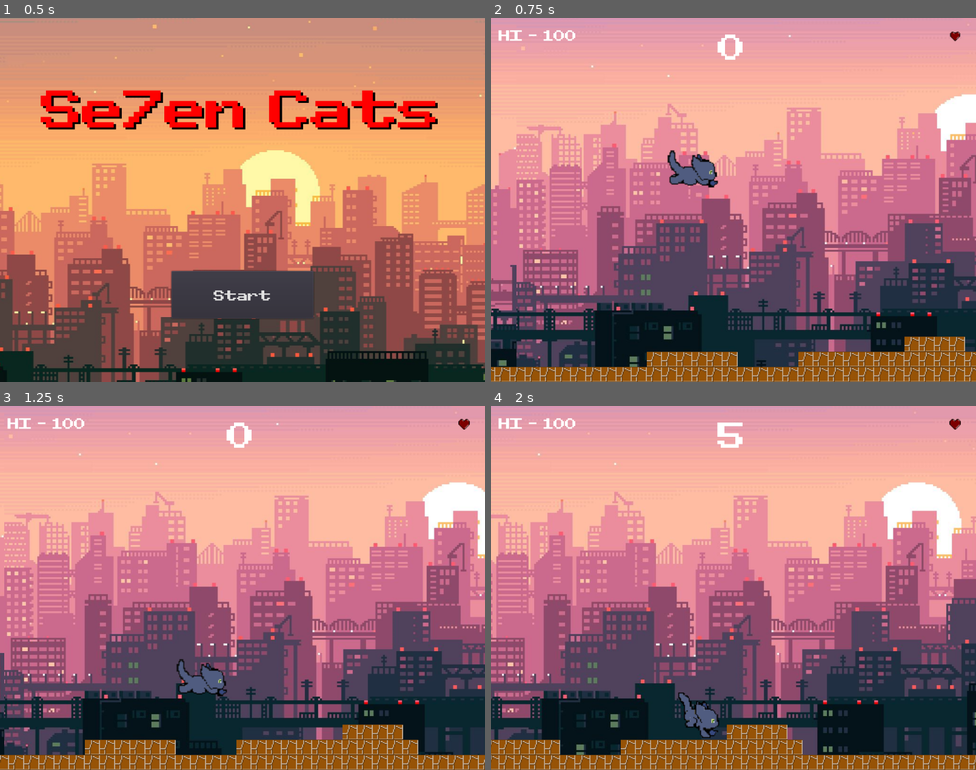
Above: before the commit, frames 1-4 (two rows, left to right).
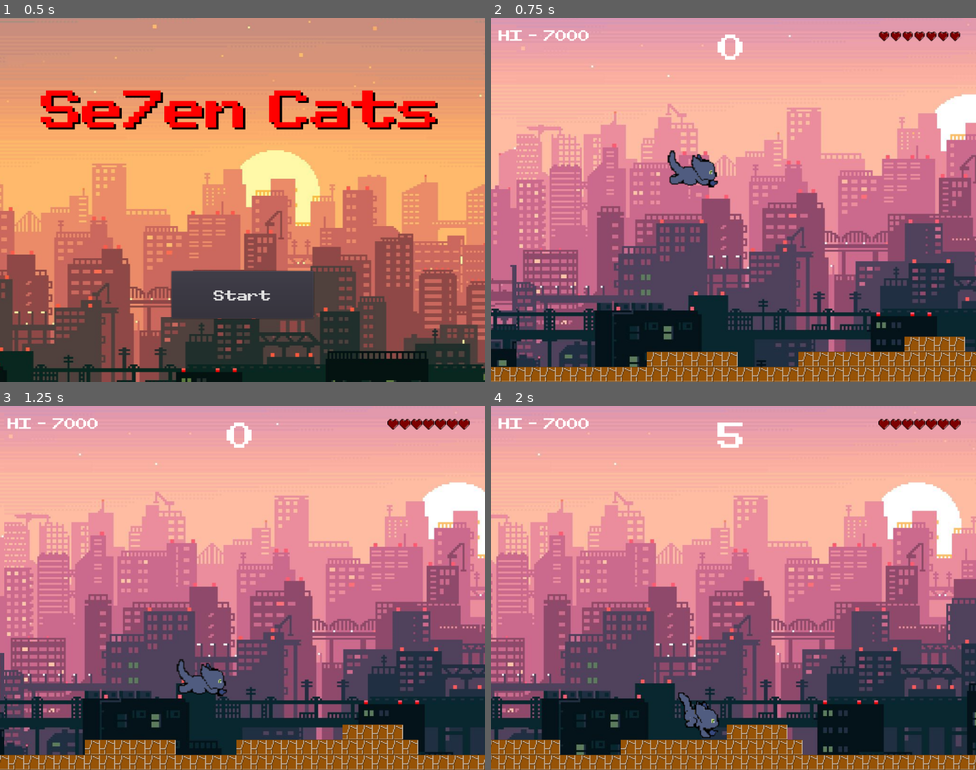
Above: after the commit, the same moments.

Repository: hadougamer/sevencats
Game: Godot game, scene res://scenes/Start.tscn
Two runs of this game, one before a commit and one after it. Both use one fixed random seed, a clock stepped at 60 frames per second and the inputs below.
Inputs:
- Up to frame 1 (0.5 s): no input
- Up to frame 2 (0.75 s): click "Start" at 0.5 s
- Up to frame 3 (1.25 s): no input
- Up to frame 4 (2 s): hold Right (ui_right) from 1.28 s (still down)

Frame 1 is identical in both runs. In frame 2, 0.4% of the frame differs, in the area x 10-95%, y 3-7%; in frame 3, 0.5%; in frame 4, 0.5%.

Commit message:
Fixes outsite limit bug

Diff:
--- a/Scripts/Globals.gd
+++ b/Scripts/Globals.gd
@@ -1,13 +1,16 @@
 extends Node
 
 # Score
-var hiscore = 100
+var hiscore = 7000
+
+# Camera
+var camera = null
 
 # Player
 var player = null # Player Instante
 var pre_player = preload("res://scenes/Player.tscn")
 
-var default_lifes = 1
+var default_lifes = 7
 var lifes = 0
 
 var levels = [
--- a/Scripts/Main.gd
+++ b/Scripts/Main.gd
@@ -2,6 +2,7 @@
 
 func _ready():
 	$Audio.play()
+	Globals.camera = $Camera
 	start()
 
 # starts all configs
@@ -40,9 +41,9 @@
 			Globals.points+=5
 			Globals.timer=0
 
-		$Camera.position.x += 5
-		$Interface.position.x = ($Camera.position.x - 520)
-		$PlayerPos.position.x = ($Camera.position.x - 100)
+		Globals.camera.position.x += 5
+		$Interface.position.x = (Globals.camera.position.x - 520)
+		$PlayerPos.position.x = (Globals.camera.position.x - 100)
 		$Interface.setPoints( Globals.points )
 	else:
 		#Globals.points=0 	# reset pts
--- a/Scripts/Player.gd
+++ b/Scripts/Player.gd
@@ -42,4 +42,7 @@
 
 func _on_visible_screen_exited():
 	print('Player exited the screen')
-	self.die()
+	if self.position.x < Globals.camera.position.x:
+		self.die()
+	else:
+		self.position.x = (Globals.camera.position.x + 540)
--- a/scenes/Main.tscn
+++ b/scenes/Main.tscn
@@ -11,6 +11,9 @@
 [node name="Camera" type="Camera2D" parent="."]
 position = Vector2( 512, 384 )
 current = true
+__meta__ = {
+"_edit_group_": true
+}
 
 [node name="Background" type="ParallaxBackground" parent="."]
 
@@ -26,9 +29,11 @@
 z_index = 4096
 
 [node name="Audio" type="AudioStreamPlayer2D" parent="."]
+visible = false
 stream = ExtResource( 5 )
 volume_db = 5.0
 max_distance = 1e+12
 
 [node name="PlayerPos" type="Position2D" parent="."]
+visible = false
 position = Vector2( 430, 305 )
